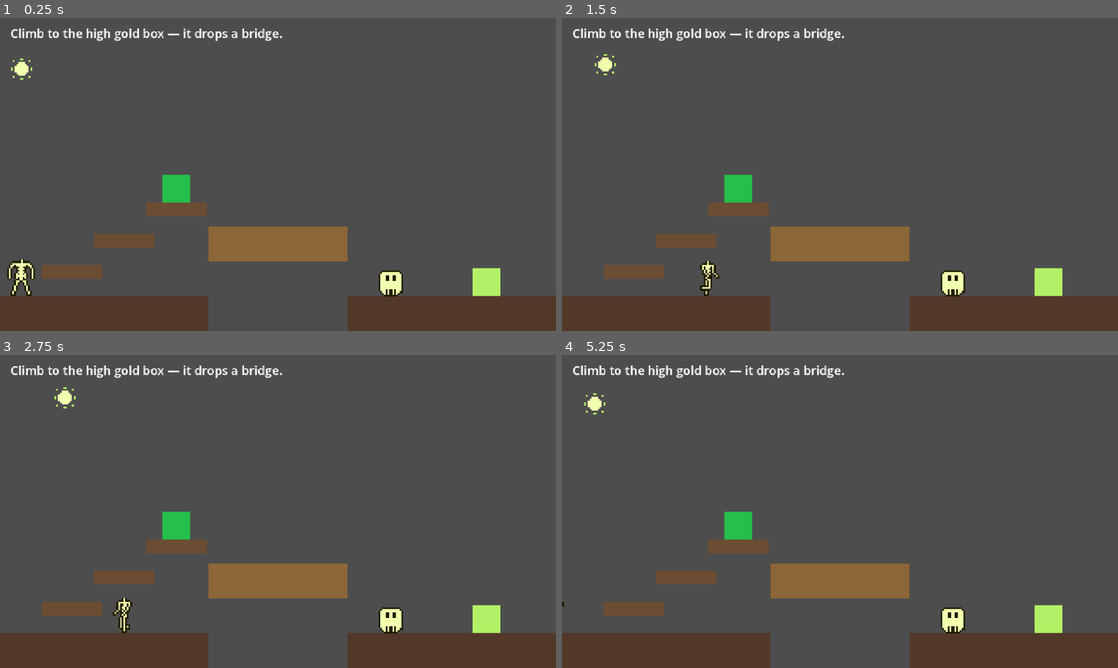
Above: before the commit, frames 1-4 (two rows, left to right).
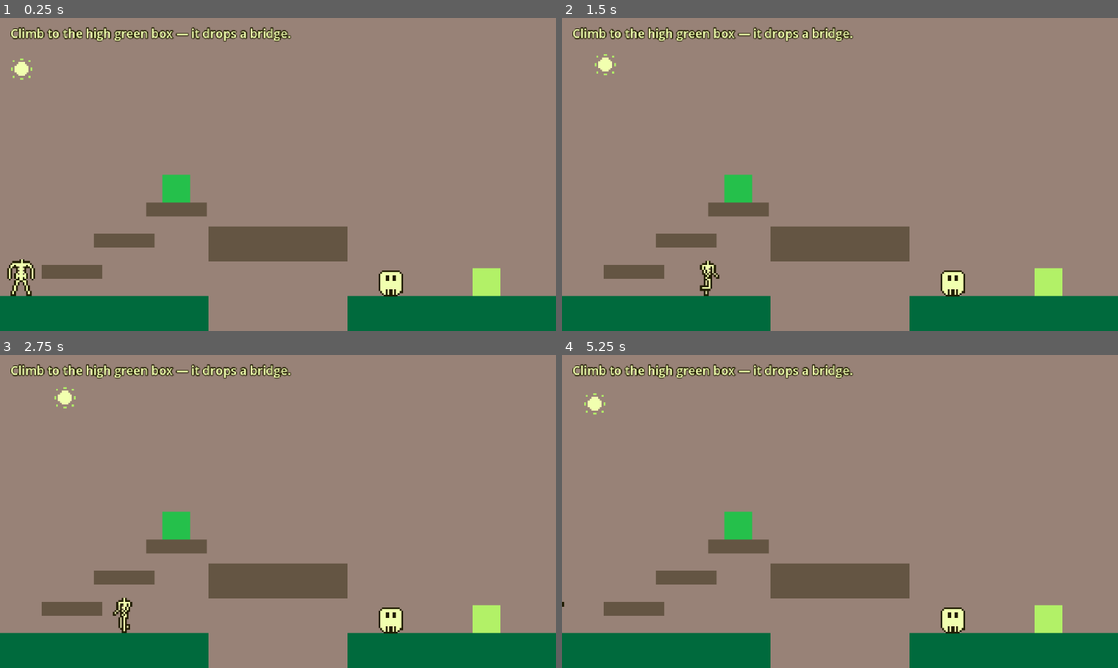
Above: after the commit, the same moments.

Repository: tucksravin/dont-lose-your-head
Game: Godot game, scene res://scenes/days/platforming_day.tscn
Two runs of this game, one before a commit and one after it. Both use one fixed random seed, a clock stepped at 60 frames per second and the inputs below. This scene is started directly instead of the project's main scene.
Inputs:
- Up to frame 1 (0.25 s): no input
- Up to frame 2 (1.5 s): hold D (move_right) from 0.53 s (still down); tap E (interact) at 0.6, 1.35 s; tap Space (jump) at 0.77 s
- Up to frame 3 (2.75 s): tap Space (jump) at 1.52 s; release D (move_right) at 2.03 s; hold A (move_left) from 2.03 s (still down); tap E (interact) at 2.1 s
- Up to frame 4 (5.25 s): release A (move_left) at 2.78 s; hold D (move_right) 2.78-4.25 s; tap E (interact) at 2.85, 3.6, 5.1 s; tap Space (jump) at 3.02, 3.77 s; click "Retry" at 4.25 s; hold A (move_left) from 5.03 s (still down)

The runs differ from the first frame. In frame 1, 97% of the frame differs, in the area x 0-100%, y 0-100%; in frame 2, 97%; in frame 3, 97%; in frame 4, 97%.

Commit message:
Palette pass on Sean's platforming day: sky background, palette floors/platforms/bridge, legible HUD
- the scene had no Background node at all, so it rendered on Godot's default
  grey; added the same #988277 sky day_template and reunion use
- floors #523829 -> #006a3d (ground green, matching the other scenes)
- 3 platforms #6b4c33 and the bridge #8c6638 -> #645543 (mid brown)
- HUD instruction: bone #f1ffaf with a #201c02 outline; plain text on the
  mauve sky was ~3.6:1
- instruction said 'the high gold box' but the goal markers are green now
  (per-need colours) -> 'high green box'

Verified by counting every pixel of a rendered frame: all scene geometry is
exact palette entries; the only off-palette pixels are antialiased text edges.

Diff:
--- a/scenes/days/platforming_day.tscn
+++ b/scenes/days/platforming_day.tscn
@@ -25,6 +25,11 @@
 
 [node name="PlatformingDay" type="Node2D"]
 
+[node name="Background" type="Polygon2D" parent="."]
+z_index = -1
+polygon = PackedVector2Array(0, 0, 640, 0, 640, 360, 0, 360)
+color = Color(0.596078431372549, 0.509803921568627, 0.466666666666667, 1)
+
 [node name="WinConditionManager" type="Node" parent="."]
 script = ExtResource("7_wc_manager")
 
@@ -51,7 +56,7 @@
 offset_top = 320.0
 offset_bottom = 360.0
 mouse_filter = 2
-color = Color(0.32, 0.22, 0.16, 1)
+color = Color(0, 0.415686274509804, 0.23921568627451, 1)
 
 [node name="FloorRight" type="StaticBody2D" parent="."]
 
@@ -65,7 +70,7 @@
 offset_right = 640.0
 offset_bottom = 360.0
 mouse_filter = 2
-color = Color(0.32, 0.22, 0.16, 1)
+color = Color(0, 0.415686274509804, 0.23921568627451, 1)
 
 [node name="Platform1" type="StaticBody2D" parent="."]
 
@@ -80,7 +85,7 @@
 offset_right = 118.0
 offset_bottom = 300.0
 mouse_filter = 2
-color = Color(0.42, 0.3, 0.2, 1)
+color = Color(0.392156862745098, 0.333333333333333, 0.262745098039216, 1)
 
 [node name="Platform2" type="StaticBody2D" parent="."]
 
@@ -95,7 +100,7 @@
 offset_right = 178.0
 offset_bottom = 264.0
 mouse_filter = 2
-color = Color(0.42, 0.3, 0.2, 1)
+color = Color(0.392156862745098, 0.333333333333333, 0.262745098039216, 1)
 
 [node name="Platform3" type="StaticBody2D" parent="."]
 
@@ -110,7 +115,7 @@
 offset_right = 238.0
 offset_bottom = 228.0
 mouse_filter = 2
-color = Color(0.42, 0.3, 0.2, 1)
+color = Color(0.392156862745098, 0.333333333333333, 0.262745098039216, 1)
 
 [node name="Bridge" type="StaticBody2D" parent="."]
 position = Vector2(0, -80)
@@ -127,7 +132,7 @@
 offset_right = 400.0
 offset_bottom = 360.0
 mouse_filter = 2
-color = Color(0.55, 0.4, 0.22, 1)
+color = Color(0.392156862745098, 0.333333333333333, 0.262745098039216, 1)
 
 [node name="Pit" type="Area2D" parent="."]
 
@@ -158,7 +163,10 @@
 offset_top = 8.0
 offset_right = 628.0
 offset_bottom = 32.0
+theme_override_colors/font_color = Color(0.945098039215686, 1, 0.686274509803922, 1)
+theme_override_colors/font_outline_color = Color(0.125490196078431, 0.109803921568627, 0.007843137254902, 1)
+theme_override_constants/outline_size = 4
 theme_override_font_sizes/font_size = 14
-text = "Climb to the high gold box — it drops a bridge."
+text = "Climb to the high green box — it drops a bridge."
 
 [node name="GameOver" parent="." instance=ExtResource("6_game_over")]
Not shown, changed: assets/sprites/README.md
Not shown, changed: journals/tucker.md
